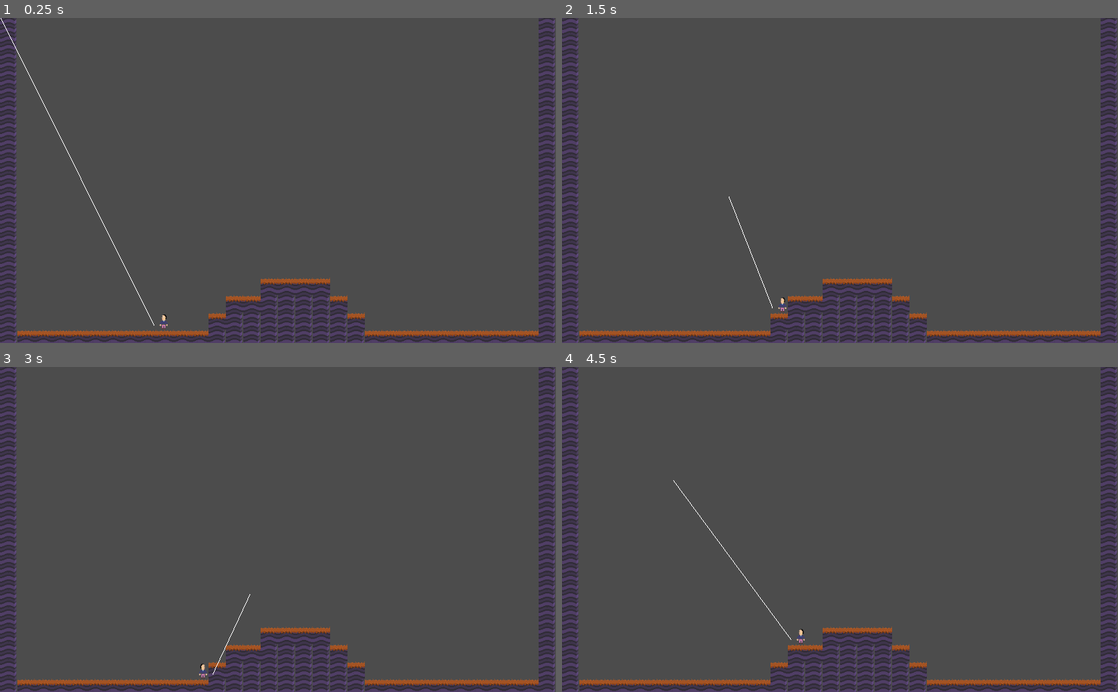
Above: before the commit, frames 1-4 (two rows, left to right).
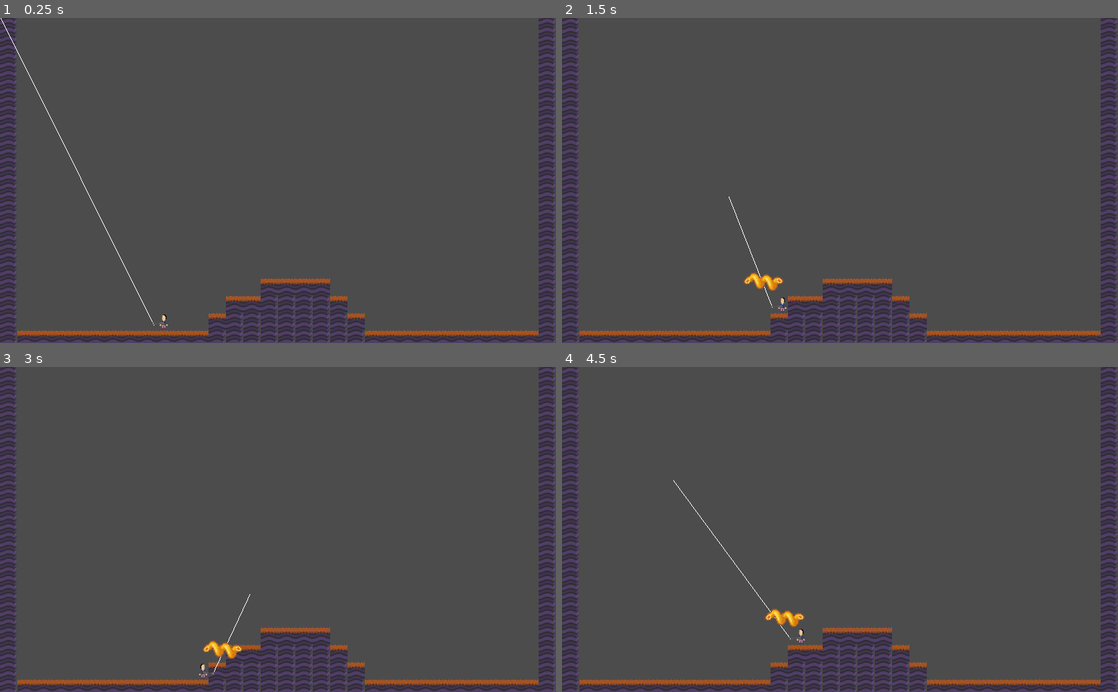
Above: after the commit, the same moments.

Repository: hansi-c/pastashooter
Game: Godot game, scene res://src/Main/Game.tscn
Same seed, same stepped clock (60 frames per second), same inputs: the game is played once before the commit and once after it.
Inputs (mouse positions are in pixels of both pictures, inside the frame that each line leads up to):
- Up to frame 1 (0.25 s): no input
- Up to frame 2 (1.5 s): move the mouse to (962, 164) at 0.52 s; hold D (move_right) from 0.53 s (still down); click (962, 164) at 0.6 s; tap W (jump) at 0.77 s; move the mouse to (728, 196) at 1.27 s; click (728, 196) at 1.35 s
- Up to frame 3 (3 s): tap W (jump) at 1.52 s; move the mouse to (333, 458) at 2.02 s; release D (move_right) at 2.03 s; hold A (move_left) 2.03-2.78 s; click (333, 458) at 2.1 s; move the mouse to (250, 594) at 2.77 s; hold D (move_right) from 2.78 s (still down); click (250, 594) at 2.85 s
- Up to frame 4 (4.5 s): tap W (jump) at 3.02, 3.77 s; move the mouse to (1006, 578) at 3.52 s; click (1006, 578) at 3.6 s; move the mouse to (673, 480) at 4.27 s; release D (move_right) at 4.28 s; hold A (move_left) from 4.28 s (still down); click (673, 480) at 4.35 s

The runs differ from the first frame. In frame 1, less than 0.1% of the frame differs, in the area x 27-30%, y 93-95%; in frame 2, 0.2%; in frame 3, 0.2%; in frame 4, 0.2%, in the area x 36-44%, y 74-85%.

Commit message:
added first pasta bullets

Diff:
--- a/project.godot
+++ b/project.godot
@@ -14,6 +14,11 @@
 "language": "GDScript",
 "path": "res://src/Actors/Actor.gd"
 }, {
+"base": "Position2D",
+"class": "Gun",
+"language": "GDScript",
+"path": "res://src/Actors/Gun.gd"
+}, {
 "base": "Actor",
 "class": "Player",
 "language": "GDScript",
@@ -21,6 +26,7 @@
 } ]
 _global_script_class_icons={
 "Actor": "",
+"Gun": "",
 "Player": ""
 }
 
@@ -68,6 +74,11 @@
 "events": [ Object(InputEventMouseButton,"resource_local_to_scene":false,"resource_name":"","device":0,"alt":false,"shi …(212 unchanged characters)…
  ]
 }
+shoot={
+"deadzone": 0.5,
+"events": [ Object(InputEventMouseButton,"resource_local_to_scene":false,"resource_name":"","device":0,"alt":false,"shift":false,"control":false,"meta":false,"command":false,"button_mask":0,"position":Vector2( 0, 0 ),"global_position":Vector2( 0, 0 ),"factor":1.0,"button_index":1,"pressed":false,"doubleclick":false,"script":null)
+ ]
+}
 
 [physics]
 
--- a/src/Actors/Gun.gd
+++ b/src/Actors/Gun.gd
@@ -1,4 +1,10 @@
+class_name Gun
 extends Position2D
+
+const BULLET_VELOCITY = 500
+
+const Bullet = preload("res://src/Objects/Bullet.tscn")
+onready var timer = $Cooldown
 
 func _process(delta):
 	update()
@@ -6,3 +12,16 @@
 func _draw():
 	var mouse_position = get_local_mouse_position()
 	draw_line(position, mouse_position, Color.white)
+
+func shoot(direction):
+	if not timer.is_stopped():
+		return false
+	var bullet = Bullet.instance()
+	bullet.global_position = global_position
+	bullet.linear_velocity = direction * BULLET_VELOCITY
+	#bullet.transform.rotation = global_position * get_global_mouse_position()
+
+	bullet.set_as_toplevel(true)
+	add_child(bullet)
+	#sound_shoot.play()
+	return true
--- a/src/Actors/Player.gd
+++ b/src/Actors/Player.gd
@@ -11,9 +11,7 @@
 
 #onready var platform_detector = $PlatformDetector
 onready var sprite = $Sprite
-
-
-
+onready var gun = sprite.get_node(@"Gun")
 
 # Physics process is a built-in loop in Godot.
 # If you define _physics_process on a node, Godot will call it every frame.
@@ -61,9 +59,9 @@
 	# bullets forward.
 	# There are many situations like these where you can reuse existing properties instead of
 	# creating new variables.
-#	var is_shooting = false
-#	if Input.is_action_just_pressed("shoot" + action_suffix):
-#		is_shooting = gun.shoot(sprite.scale.x)
+	var is_shooting = false
+	if Input.is_action_just_pressed("shoot" + action_suffix):
+		is_shooting = gun.shoot(look_direction.normalized())
 #
 #	var animation = get_new_animation(is_shooting)
 #	if animation != animation_player.current_animation and shoot_timer.is_stopped():
--- a/src/Actors/Player.tscn
+++ b/src/Actors/Player.tscn
@@ -1,8 +1,9 @@
-[gd_scene load_steps=5 format=2]
+[gd_scene load_steps=6 format=2]
 
 [ext_resource path="res://src/Actors/Player.gd" type="Script" id=1]
 [ext_resource path="res://assets/art/player/playersprite.png" type="Texture" id=2]
 [ext_resource path="res://src/Actors/Gun.gd" type="Script" id=3]
+[ext_resource path="res://assets/art/player/pastagun.png" type="Texture" id=4]
 
 [sub_resource type="CapsuleShape2D" id=1]
 height = 9.0
@@ -20,5 +21,11 @@
 position = Vector2( 9, 3 )
 script = ExtResource( 3 )
 
+[node name="Sprite" type="Sprite" parent="Sprite/Gun"]
+scale = Vector2( 0.5, 0.5 )
+texture = ExtResource( 4 )
+
+[node name="Cooldown" type="Timer" parent="Sprite/Gun"]
+
 [node name="CollisionShape2D" type="CollisionShape2D" parent="."]
 shape = SubResource( 1 )
--- /dev/null
+++ b/src/Objects/Bullet.gd
@@ -0,0 +1,4 @@
+extends RigidBody2D
+
+func _on_Timer_timeout():
+	$AnimationPlayer.play("destroy")
--- /dev/null
+++ b/src/Objects/Bullet.tscn
@@ -0,0 +1,49 @@
+[gd_scene load_steps=5 format=2]
+
+[ext_resource path="res://assets/art/pasta/spirali.png" type="Texture" id=1]
+[ext_resource path="res://src/Objects/Bullet.gd" type="Script" id=2]
+
+[sub_resource type="CapsuleShape2D" id=1]
+radius = 14.3304
+height = 42.2369
+
+[sub_resource type="Animation" id=2]
+resource_name = "destroy"
+length = 0.3
+tracks/0/type = "method"
+tracks/0/path = NodePath(".")
+tracks/0/interp = 1
+tracks/0/loop_wrap = true
+tracks/0/imported = false
+tracks/0/enabled = true
+tracks/0/keys = {
+"times": PoolRealArray( 0.3 ),
+"transitions": PoolRealArray( 1 ),
+"values": [ {
+"args": [  ],
+"method": "queue_free"
+} ]
+}
+
+[node name="Bullet" type="RigidBody2D"]
+collision_layer = 0
+collision_mask = 26
+script = ExtResource( 2 )
+
+[node name="Sprite" type="Sprite" parent="."]
+rotation = -0.890118
+texture = ExtResource( 1 )
+
+[node name="CollisionShape2D" type="CollisionShape2D" parent="."]
+rotation = 1.5708
+shape = SubResource( 1 )
+
+[node name="Timer" type="Timer" parent="."]
+wait_time = 0.1
+one_shot = true
+autostart = true
+
+[node name="AnimationPlayer" type="AnimationPlayer" parent="."]
+anims/destroy = SubResource( 2 )
+
+[connection signal="timeout" from="Timer" to="." method="_on_Timer_timeout"]
Binary file added: assets/art/player/pastagun.png
